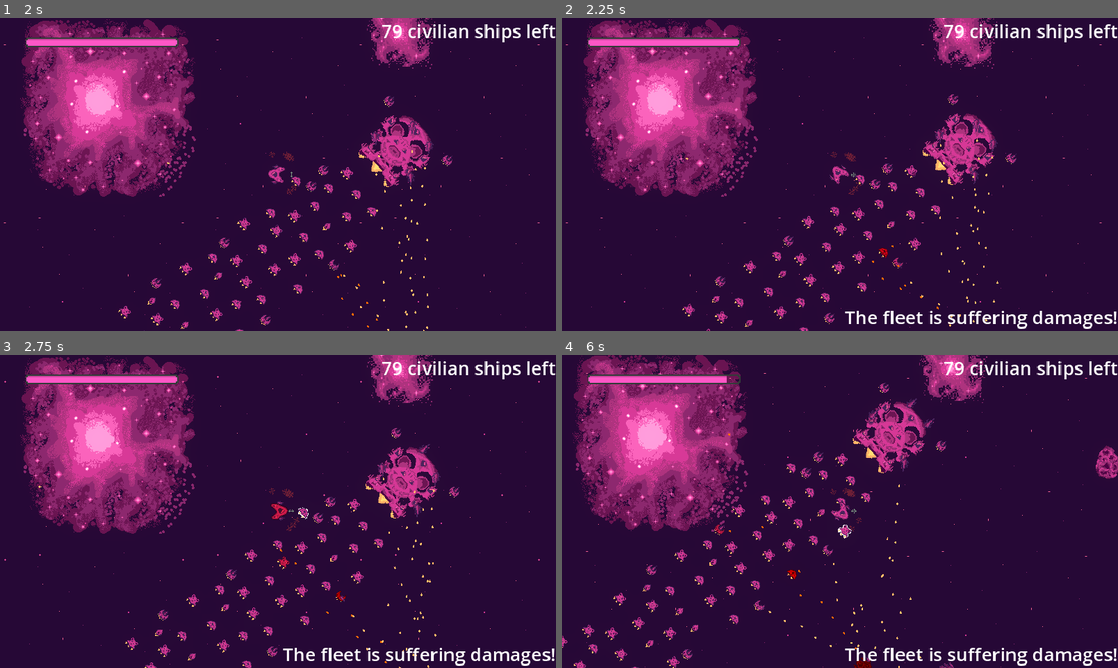
Above: before the commit, frames 1-4 (two rows, left to right).
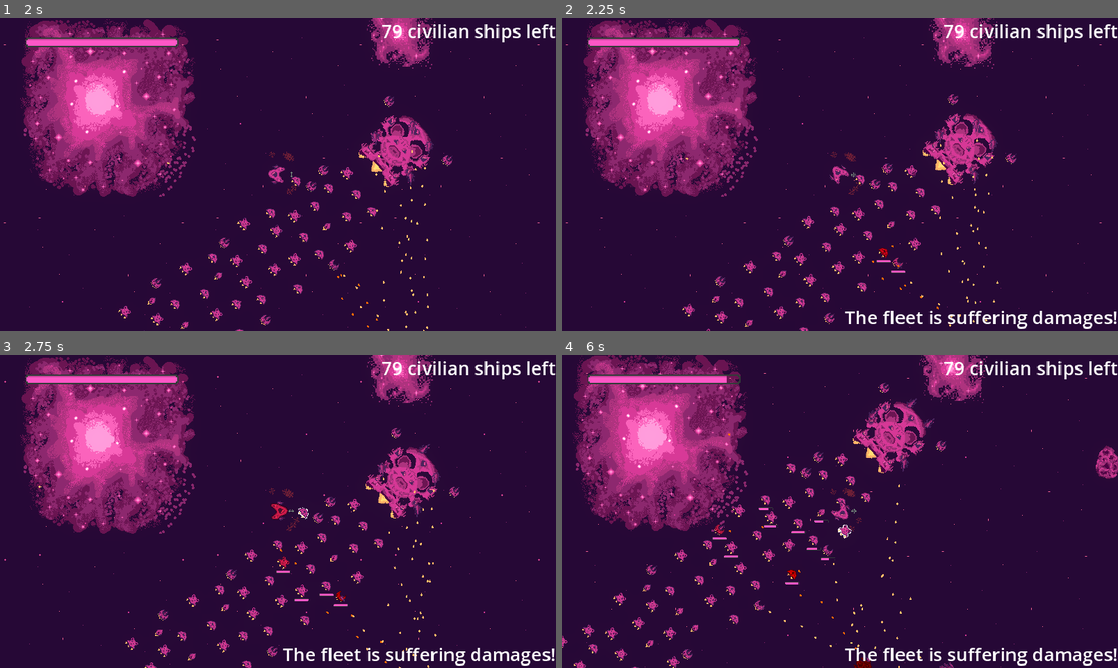
Above: after the commit, the same moments.

Repository: bear-minimum-studio/space-bear
Game: Godot game, scene res://Game.tscn
Same seed, same stepped clock (60 frames per second), same inputs: the game is played once before the commit and once after it.
Inputs:
- Up to frame 1 (2 s): tap Enter (upgrade) at 0.5 s; hold Right (turn_right) 0.53-1.28 s; tap Down (decelerate) at 0.6 s; hold Ctrl (brake) from 1.28 s (still down); tap Space (fire) at 1.35 s
- Up to frame 2 (2.25 s): release Ctrl (brake) at 2.03 s; hold Right (turn_right) from 2.03 s (still down); hold G (grappling_hook) from 2.03 s (still down)
- Up to frame 3 (2.75 s): keep holding Right (turn_right); keep holding G (grappling_hook)
- Up to frame 4 (6 s): release Right (turn_right) at 2.78 s; release G (grappling_hook) at 2.78 s; hold Up (accelerate) 2.78-3.53 s; tap F (turret_fire) at 2.85, 5.85 s; hold Left (turn_left) 3.53-5.03 s; tap Down (decelerate) at 3.6 s; tap Space (fire) at 4.35 s; hold Ctrl (brake) 5.03-5.78 s; hold G (grappling_hook) 5.03-5.78 s; hold Right (turn_right) from 5.78 s (still down)

Frame 1 is identical in both runs. In frame 2, less than 0.1% of the frame differs, in the area x 56-62%, y 77-82%; in frame 3, less than 0.1%; in frame 4, 0.2%, in the area x 27-50%, y 48-74%.

Commit message:
feat: add health bar to hurt ships

Diff:
--- a/npc/AbstractShip.tscn
+++ b/npc/AbstractShip.tscn
@@ -1,8 +1,11 @@
-[gd_scene load_steps=4 format=3 uid="uid://cqcgvgl6nu228"]
+[gd_scene load_steps=7 format=3 uid="uid://dujcwt8umqhfd"]
 
 [ext_resource type="Script" path="res://npc/AbstractShip.gd" id="1_efvdm"]
 [ext_resource type="PackedScene" uid="uid://dup7bmnxifgyd" path="res://health-system/HealthSystem.tscn" id="2_butel"]
 [ext_resource type="PackedScene" uid="uid://b1a6w4bh4br5v" path="res://helpers/hurt-animation/HurtAnimation.tscn" id="3_e5uby"]
+[ext_resource type="Script" path="res://npc/UI.gd" id="4_7qtu0"]
+[ext_resource type="PackedScene" uid="uid://cy5srf1xm0us3" path="res://ui/ProgressBar.tscn" id="4_t6fe4"]
+[ext_resource type="Script" path="res://npc/ShipHealth.gd" id="6_pc2kh"]
 
 [node name="AbstractShip" type="CharacterBody2D"]
 collision_layer = 0
@@ -21,6 +24,22 @@
 
 [node name="HurtAnimation" parent="." instance=ExtResource("3_e5uby")]
 
+[node name="UI" type="Node2D" parent="."]
+script = ExtResource("4_7qtu0")
+
+[node name="Health" parent="UI" node_paths=PackedStringArray("health_system") instance=ExtResource("4_t6fe4")]
+anchors_preset = 15
+anchor_right = 1.0
+anchor_bottom = 1.0
+offset_left = -23.0
+offset_top = 18.0
+offset_right = 23.0
+offset_bottom = 34.0
+grow_horizontal = 2
+grow_vertical = 2
+script = ExtResource("6_pc2kh")
+health_system = NodePath("../../HealthSystem")
+
 [connection signal="velocity_computed" from="NavigationAgent2D" to="." method="_on_navigation_agent_2d_velocity_computed"]
 [connection signal="dead" from="HealthSystem" to="." method="_on_health_system_dead"]
 [connection signal="hp_changed" from="HealthSystem" to="." method="_on_health_system_hp_changed"]
--- /dev/null
+++ b/npc/ShipHealth.gd
@@ -0,0 +1,24 @@
+extends TextureProgressBar
+
+@export var health_system: HealthSystem
+
+var timer: SceneTreeTimer = null
+const DISPLAY_DURATION = 2
+
+func _ready():
+	self.visible = false
+	health_system.hp_changed.connect(_on_hp_changed)
+
+func _on_hp_changed(health, max_health):
+	self.visible = true
+	self.max_value = max_health
+	self.value = health
+
+	if timer == null:
+		timer = get_tree().create_timer(DISPLAY_DURATION)
+	else:
+		timer.time_left = DISPLAY_DURATION
+
+	await timer.timeout
+	timer = null
+	self.visible = false
--- /dev/null
+++ b/npc/UI.gd
@@ -0,0 +1,4 @@
+extends Node2D
+
+func _physics_process(_delta):
+	self.global_rotation = 0
--- a/npc/mother-ship/MotherShip.tscn
+++ b/npc/mother-ship/MotherShip.tscn
@@ -50,6 +50,12 @@
 scale = Vector2(2, 2)
 bullet_type = 1
 
+[node name="Health" parent="UI" index="0"]
+offset_left = -63.0
+offset_top = 79.0
+offset_right = 63.0
+offset_bottom = 95.0
+
 [editable path="Turret2"]
 [editable path="Turret3"]
 [editable path="Turret4"]
--- /dev/null
+++ b/ui/ProgressBar.tscn
@@ -0,0 +1,18 @@
+[gd_scene load_steps=3 format=3 uid="uid://cy5srf1xm0us3"]
+
+[ext_resource type="Texture2D" uid="uid://y8k8tjlbaga2" path="res://ui/progress_bar.png" id="1_7a3k8"]
+[ext_resource type="Texture2D" uid="uid://bjrex6bt8fjba" path="res://ui/progress_bar_fill.png" id="2_tn6xb"]
+
+[node name="ProgressBar" type="TextureProgressBar"]
+offset_right = 16.0
+offset_bottom = 16.0
+max_value = 10.0
+value = 10.0
+nine_patch_stretch = true
+stretch_margin_left = 8
+stretch_margin_top = 8
+stretch_margin_right = 8
+stretch_margin_bottom = 8
+texture_under = ExtResource("1_7a3k8")
+texture_progress = ExtResource("2_tn6xb")
+tint_progress = Color(1, 0.341176, 0.776471, 1)
Not shown: 1 places in npc/civilians/CivilianShip.tscn that only renumber resources
Not shown: 1 places in npc/civilians/TurretShip.tscn that only renumber resources
Not shown: 1 places in npc/enemies/Enemy.tscn that only renumber resources
Not shown: 1 places in npc/mother-ship/MotherShip.tscn that only renumber resources
